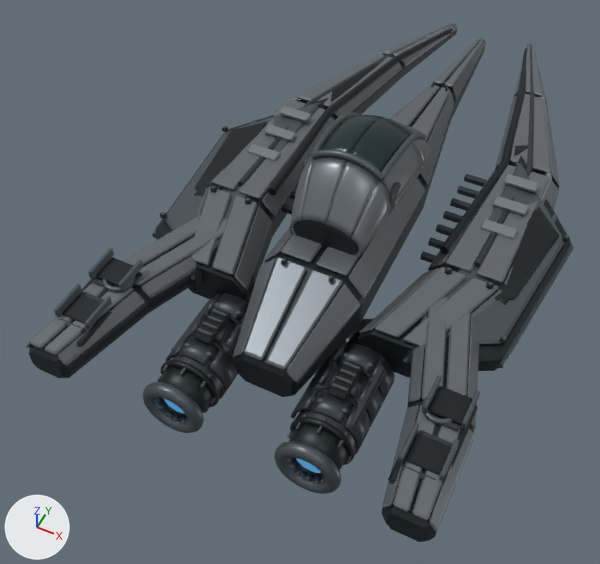
Before and after pictures for a commit that changed the glTF model assets/ships/leonov.glb.
One viewpoint serves both versions: a 50 mm lens placed at (1.76, -5.26, 4.54), pointed at (-0.34, -1.06, -0.71). Every picture has the same lights, and +X, +Y and +Z are marked at lower left. The first picture is the older version. Vertices at exactly the same position are counted once.

Names of what the first picture shows: 'leonov'.
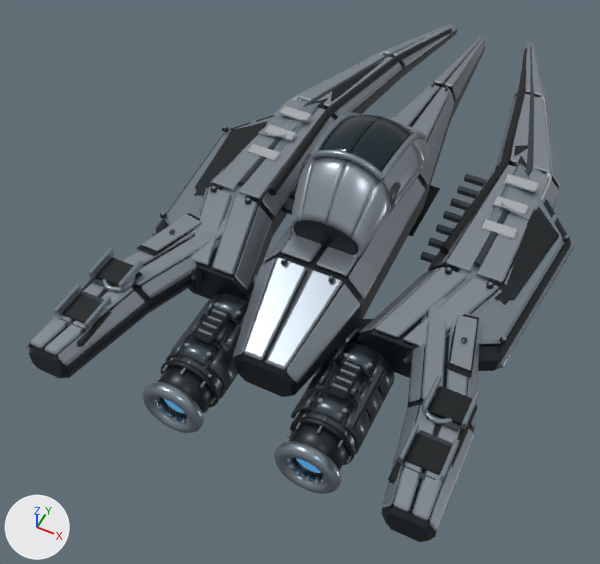
What the commit changed:
Material 'Satin silver armor' (mat_satin_silver_armor) changes colour from grey #797e84 to grey #a4adb6; in linear values from (0.19, 0.21, 0.23) to (0.37, 0.42, 0.47).
Material 'Brushed titanium' (mat_brushed_titanium) changes colour from dark grey #575f65 to grey #909ea8; in linear values from (0.095, 0.115, 0.13) to (0.28, 0.34, 0.39).
Material 'Pale metal details' (mat_pale_metal_details) changes colour from grey #899093 to light grey #d3d8dd; in linear values from (0.25, 0.28, 0.29) to (0.65, 0.69, 0.72).
Material 'Dark sensor glass' (mat_dark_sensor_glass) changes colour from dark cyan #162c30 to dark cyan #162a32; in linear values from (0.008, 0.025, 0.029) to (0.008, 0.023, 0.032).
In material 'Dark sensor glass' (mat_dark_sensor_glass), metallic goes from 0.2 to 0.38.
In material 'Dark sensor glass' (mat_dark_sensor_glass), roughness goes from 0.32 to 0.17.
In material 'Dark sensor glass' (mat_dark_sensor_glass), coat_roughness is now set to 0.24.
In material 'Dark sensor glass' (mat_dark_sensor_glass), coat_weight is now set to 0.06.
me_leonov is used by ob_leonov; location (0.0, 0.0, 0.0).
me_leonov had 26470 vertices, 51468 faces and spanned x -1.64..1.64, y -3.0..3.0, z -0.76..0.76.
me_leonov now has 26822 vertices, 52120 faces and spans x -1.64..1.64, y -3.0..3.0, z -0.76..0.76.
me_leonov part 1: 304 vertices added at x -1.33..1.33, y -1.86..0.65, z -0.51..0.01.
Other edits to the shape of me_leonov do not show in these pictures.

Location of each change, [x1, y1, x2, y2] in pixels of the pictures (600 x 564 px):
'leonov', recoloured, surface changed, reshaped (lighter)
    both: [26, 23, 574, 542]
part 1 of me_leonov, added
    after: [137, 100, 546, 378]
